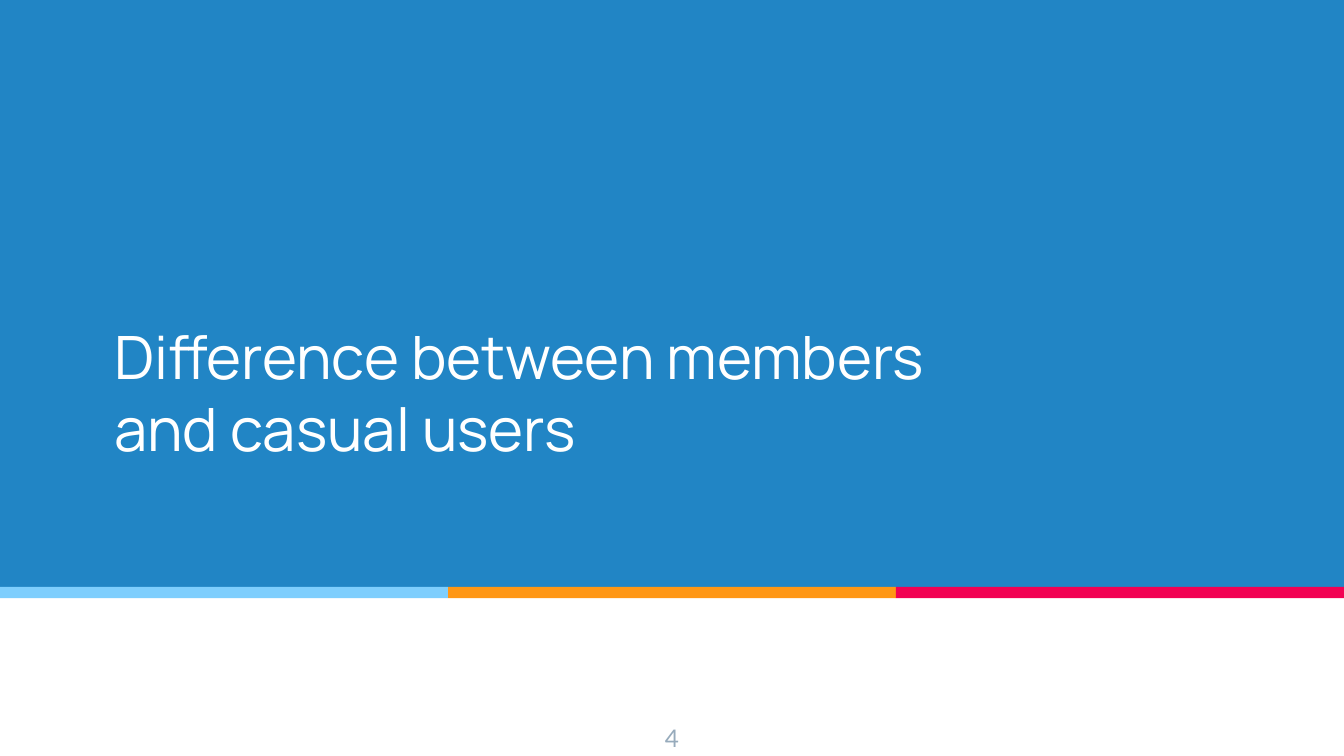
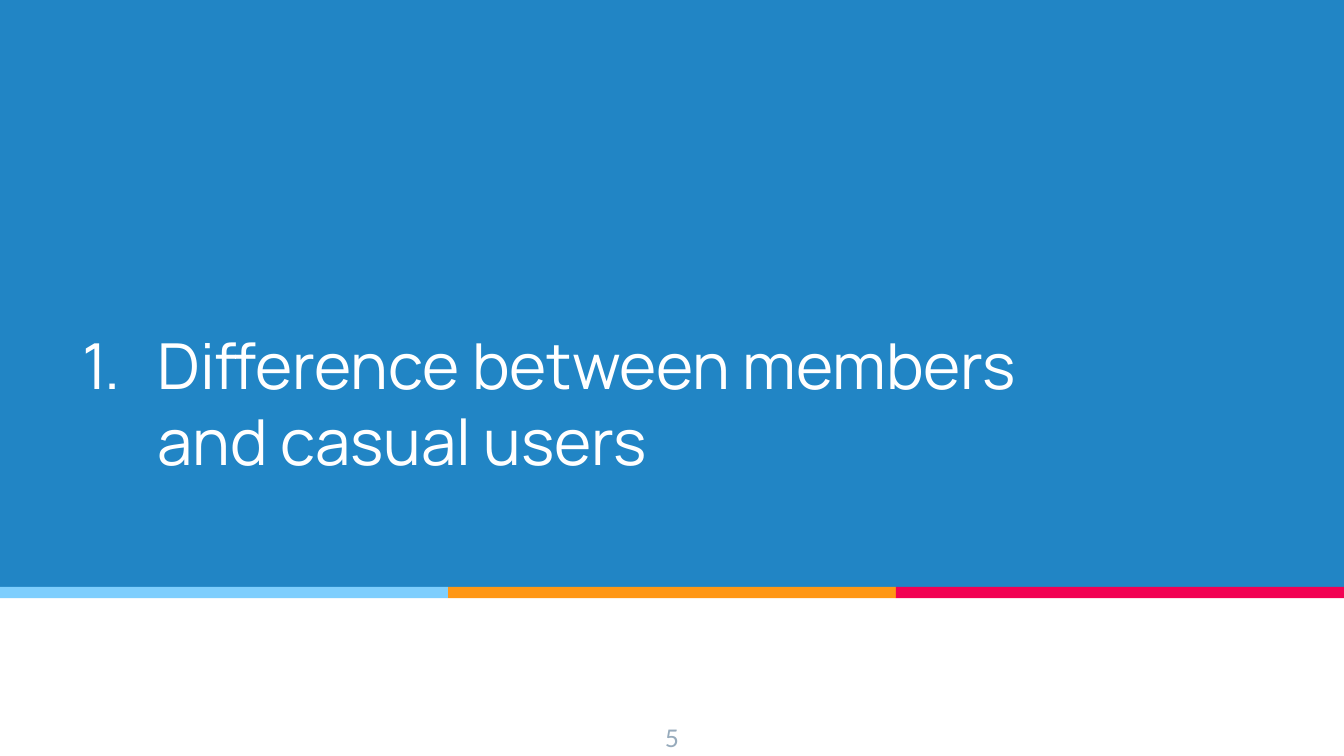
Before and after one commit to da-veed/bike_sharing_data_analysis, a slide deck: slide 5 of Presentation/Bike_sharing_Data_analysis.pptx (slide 4 before the commit). Drawn at 1344x756 pixels with LibreOffice and Linux fonts; fonts in the diff are those of the drawing. Boxes give left, top, right and bottom in pixels: in the first picture for what was removed or moved away, otherwise in the second. Text is boxed around its words. In the diff, an @@ line names an element or a change of style, - is before the commit and + after.

```diff
--- a/Presentation/Bike_sharing_Data_analysis.pptx
+++ b/Presentation/Bike_sharing_Data_analysis.pptx
@@ title "Difference between members and casual ...": place and size @@
-title "Difference between members and casual ..." at <box>114,335,923,452</box>
+title "Difference between members and casual ..." at <box>158,342,1016,466</box>
@@ title "Difference between members and casual ..." at <box>158,342,1016,466</box>: size 32 to 34 pt; bullet none to 1. @@
@@ page number at <box>665,729,679,747</box>: text changed @@
-4
+5
```
Also in this commit, not shown: 4 other slides changed, 9 slides added, 1 slide removed.
